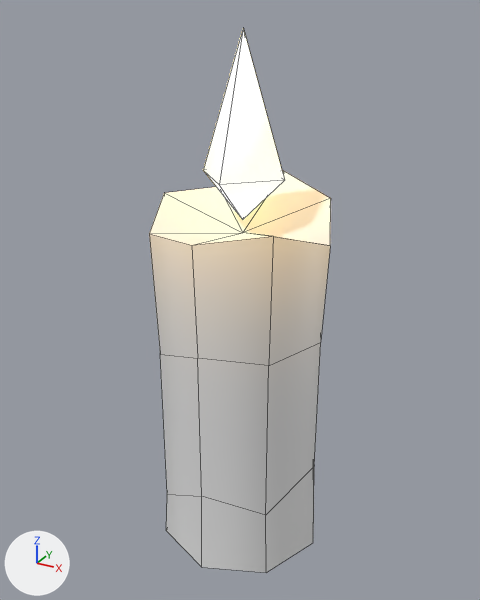
An edit to the Blender file Assets/Blends/prop-candle.blend, drawn before and after from the same camera.
One viewpoint serves both versions: a camera (50 mm lens) standing at (0.13, -0.239, 0.242) and looking at (-0.002, 0.001, 0.121). Every picture has the same lights, and +X, +Y and +Z are marked at lower left. Mesh edges are drawn as thin lines.

The first picture shows 'prop-candle'.
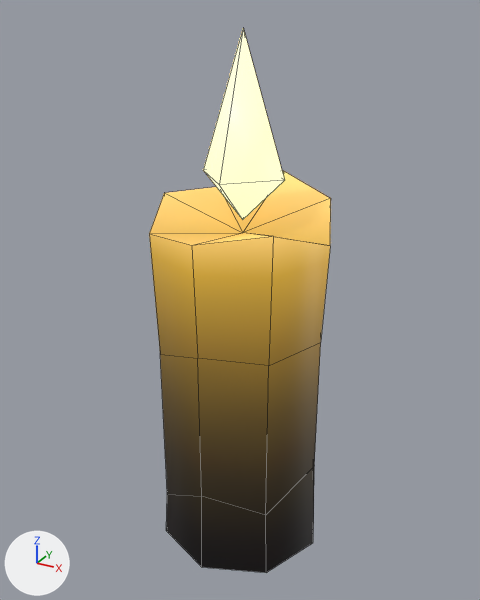
Changed parts and their boxes (x1, y1, x2, y2) in the pictures (480 x 600 px):
'prop-candle', surface changed (grey to orange)
    both: (149, 29, 331, 573)
part 1 of me_prop_candle, surface changed (grey to orange)
    both: (149, 171, 331, 573)

The change, as a diff of the scene's bpy script:
```diff
--- a/Assets/Blends/prop-candle.blend.py
+++ b/Assets/Blends/prop-candle.blend.py
@@ mat_candle @@
 n0 = _N.new('ShaderNodeBsdfPrincipled'); n0.name = 'Principled BSDF'
 n2.image = img_candle_emission_png
+n3 = _N.new('ShaderNodeTexImage'); n3.name = 'Image Texture.001'
+n3.image = img_candle_emission_png
 _L.new(n0.outputs[0], n1.inputs[0])  # 'BSDF' to 'Surface'
 _L.new(n2.outputs[0], n0.inputs[27])  # 'Color' to 'Emission Color'
+_L.new(n3.outputs[0], n0.inputs[0])  # 'Color' to 'Base Color'
@@ me_prop_candle @@
 me_prop_candle.from_pydata(...)  # 39 vertices, 40 faces; spans x -0.04..0.04, y 0.0..0.235, z -0.04..0.04
 # used by ob_prop_candle; location = (0.0, 0.0, 0.0); rotation_euler = (1.571, 0.0, 0.0), in degrees (90, 0, 0)
+# me_prop_candle part 1: texture (UV) coordinates of 32 of 40 faces, centred in x -0.033..0.033, y 0.014..0.164, z -0.033..0.033, changed; they spanned u 0.35..0.65, v 0.02..0.7 and now span u 0.35..0.65, v 0.28..0.77
 me_prop_candle.materials.append(mat_candle)
```
